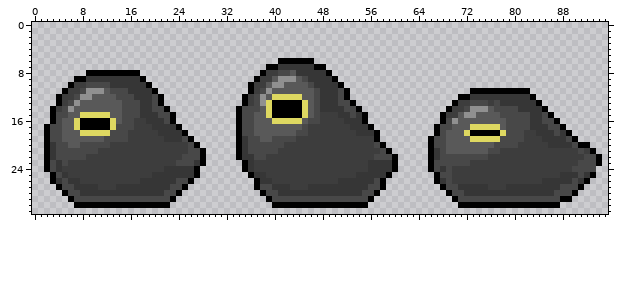
Edited in one commit: sprite sheet (Assets/Sprites/enemy/enemy_idle_01.png). The picture above is the old version.
The file is 96x32 pixels. Colours within 5 levels of each other are drawn and written as one.
Now the later version:
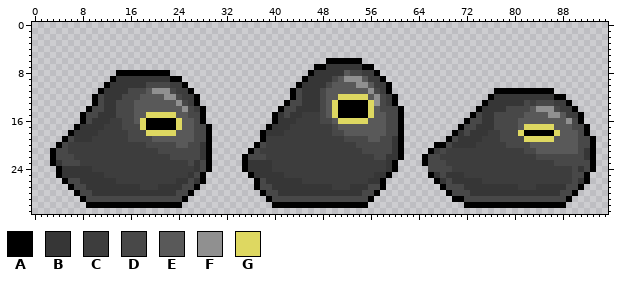
Palette (. is transparent): A #000000  B #363636  C #3d3d3d  D #484848  E #595959  F #909090  G #ded861
From old to new:
Changed rows in their new state; - is an unchanged pixel.
first column x 2:
 6 ---------------------------------------......--AAAAAA----------------------------------------
 7 -------------------------------------........--BBBBBBAA--------------------------------------
 8 -------.....----AAAAA---------------........A--BBBEDDCCA-------------------------------------
 9 -----......A----BBBBBAA------------........A----DEFFFECCA------------------------------------
10 ----......A------DDDDCCA----------........ABB--DEEEEFFECCA-----------------------------------
11 ---......ABBBBDDDEFFFDCCA---------.......ADBBBDEEEEEEEFDCA-------------....------AAAA--------
12 --......ADBBB--DEEEEFFDCCA-------........ADBBBDEEGGGGGEFDCA----------.....A------BBBBAA------
13 --......ADBBD--EEEEEEEFDCA-------.......-DDBBBDEGAA-AAGFDCA---------.....ABB----DCDDDCCA-----
14 -......ADDBBD--EEEEEEEEFDCA-----.......-DDBBBBDEGAAA-AGEDDDA-------.....ABBBB--DDEFFFDCCA----
15 -.....ADDBBBD--EEGGGGGEEDDA-----......-BDBBCCCDEGAAAA-GEEDDA------.....ADBBD----EEEEFFECCA---
16 -.....-DBBBCC--EGAAAA-GEEDA-----......ABBBCCCCDDEGGGGGEEEDDA------....ADDBBDD--EEEEEEEEFDA---
17 .....ABBBBCCC--DGAAAAAGEEDDA----.....ABBBCCC----DEEEEEEEEDDA-----....ADDBBBDD--EGGGGGEEEDDA--
18 ....ABBBBCCCCCDDDGGGGGEEEDDA----....ABBBCCCC----DDEEEEEEEDDA-----...ABDBBBCCD--GAAAAAGEEEDA--
19 ...ADBBBCCCCCCDDDDEEEEEEEDDA----....ACCCCC--------DDDDEEDDBA----...ADBBBBCCC----GGGGGEEEEDDA-
20 ..A-CCCCCCC------DDDDDEE-DBA----...A-CCC------------DDD-DDBA----.AADBBBBCCCCC--DDEEEEEEEEDDA-
21 .A--CCCCC----------DDDDD--BA----..A-CCC--------------DDD-DBA-----C-CCCCCCCCC----DDEEEEEEE-B--
22 .A---CC--------------DD---BA----.AD----------------------BBA---ADDCCCCCCCC--------DDDDDDDDBA.
23 .A--DD----------------CC--DA-------BBB----------------CCC------AD--CCCC--------------DDDD--A.
24 ..ABBBBB------------CCCCCBDA-------BBB----------------CCC-------D-D----------------------B-A-
25 -.A-BBBBBB--------CCCCCC-DA----------BBB------------CCC---------AB-BBB----------------CCD-A.-
26 -..ADDBBBBBB----CCCCCCBBDBA---------D-BBBBB------CCCCC-B------------BBBBB----------CCCCC-----
27 --..ADD--BBB----CCC--BBDDA---------------BBB----CCC------------------D----BBB--CCC----B------
28 ---..ADD------------BBDDA---------------------------------------------D--------------B-------
29 ----..A--------------DDA---------------------------------------------A----------------D------
30 -----..--------------AA----------------------------------------------.----------------A------
Boxes around the changes in both pictures, in picture pixels (x1, y1, x2, y2):
changed: (236, 58, 602, 208)
changed: (44, 70, 212, 208)
